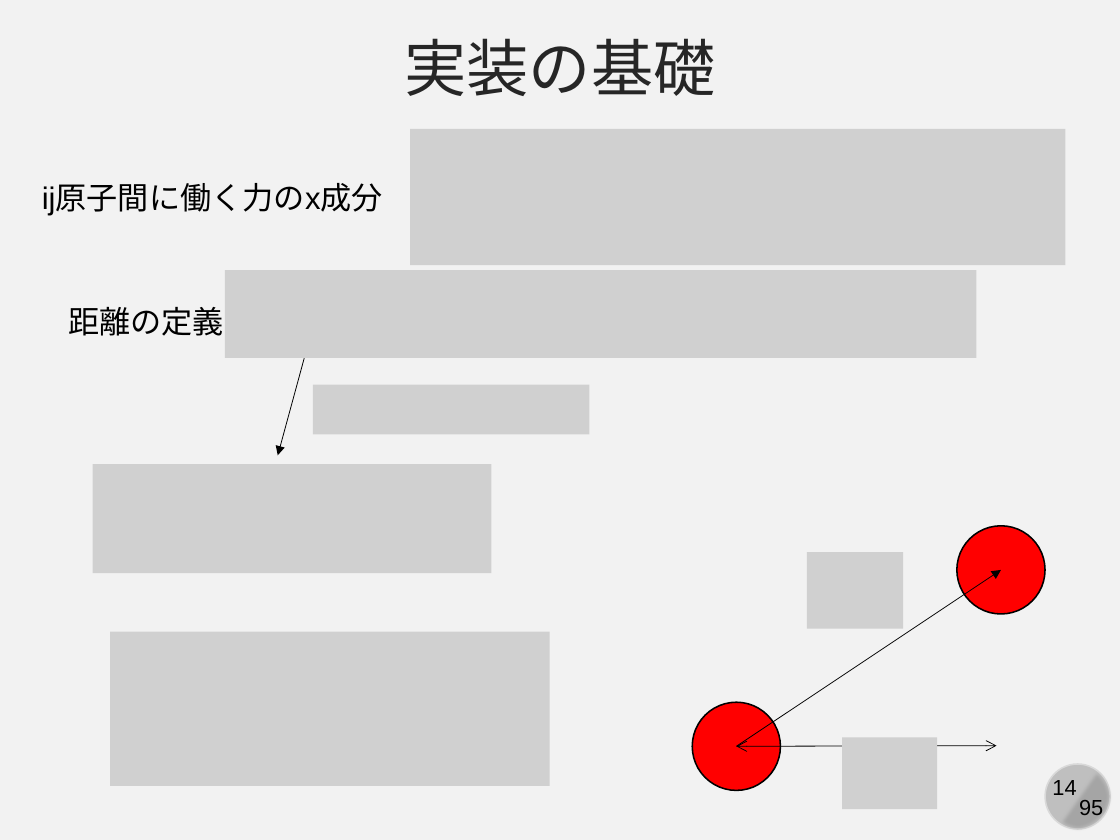
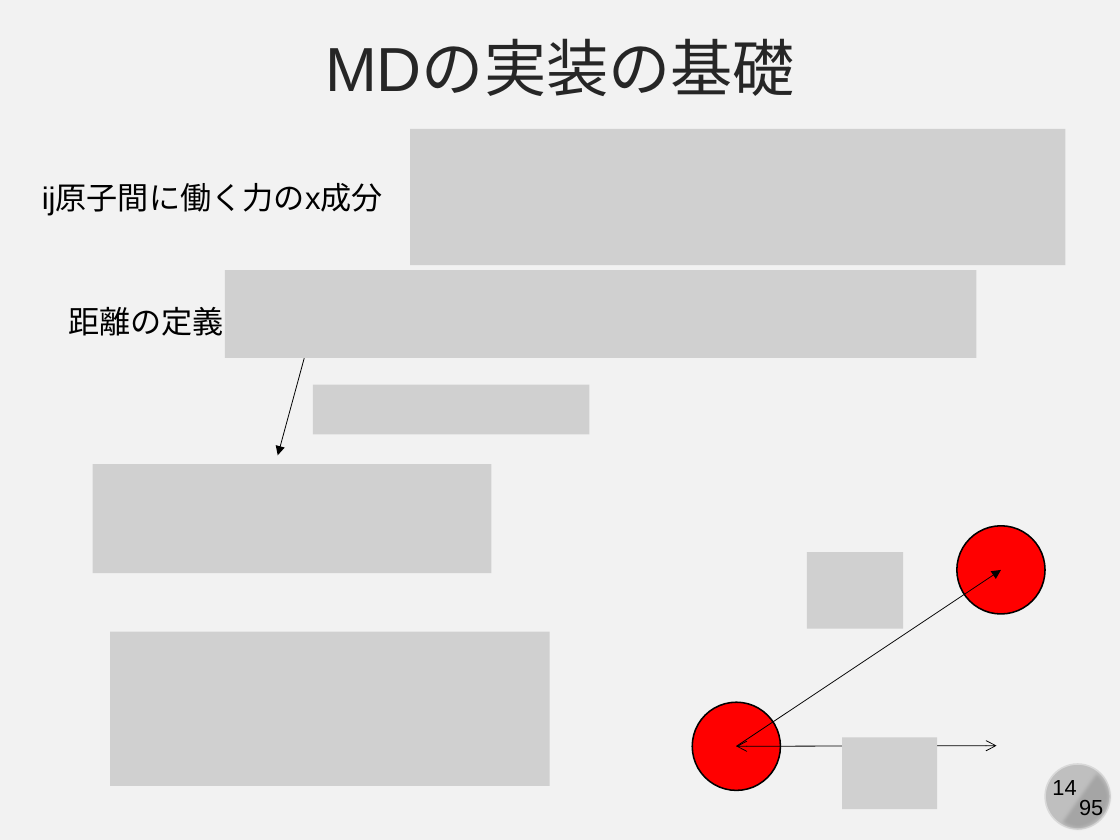
Before and after one commit to kaityo256/simulation_engineering, a slide deck: slide 14 of 07_md_implementation/simulation07.pptx. Drawn at 1120x840 pixels with LibreOffice and Linux fonts; fonts in the diff are those of the drawing; grey boxes stand for pictures. Boxes give left, top, right and bottom in pixels: in the first picture for what was removed or moved away, otherwise in the second. Text is boxed around its words. In the diff, an @@ line names an element or a change of style, - is before the commit and + after.

```diff
--- a/07_md_implementation/simulation07.pptx
+++ b/07_md_implementation/simulation07.pptx
@@ text at bbox=[325, 41, 795, 96]: text changed @@
-実装の基礎
+MDの実装の基礎
```
Also in this commit, not shown: 5 other slides changed, 6 slides added.
